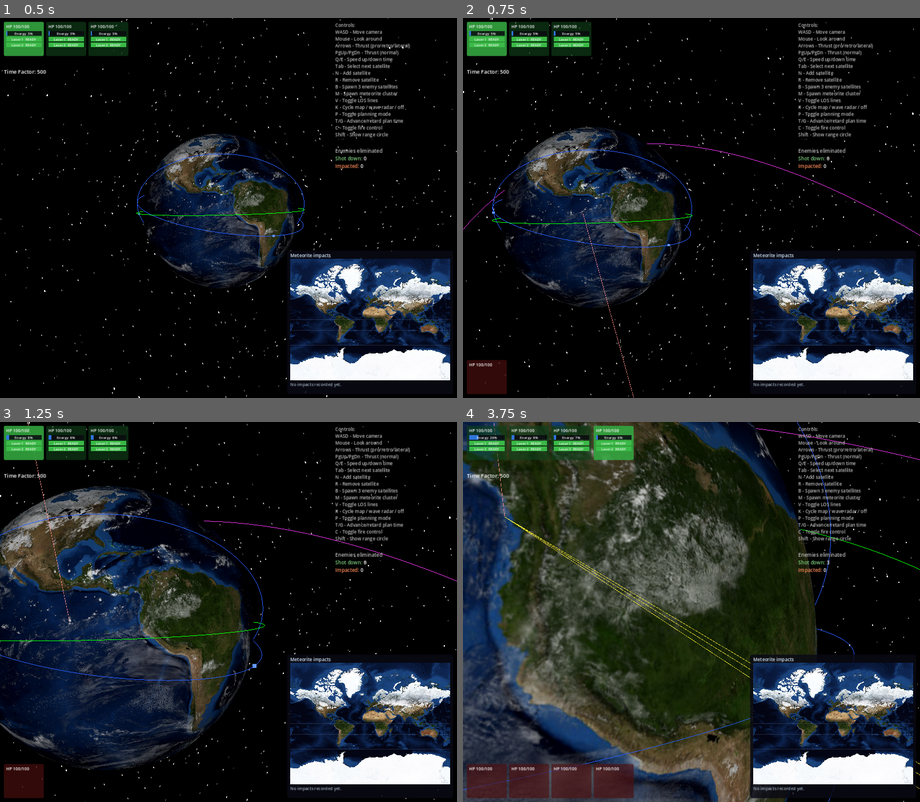
Above: before the commit, frames 1-4 (two rows, left to right).
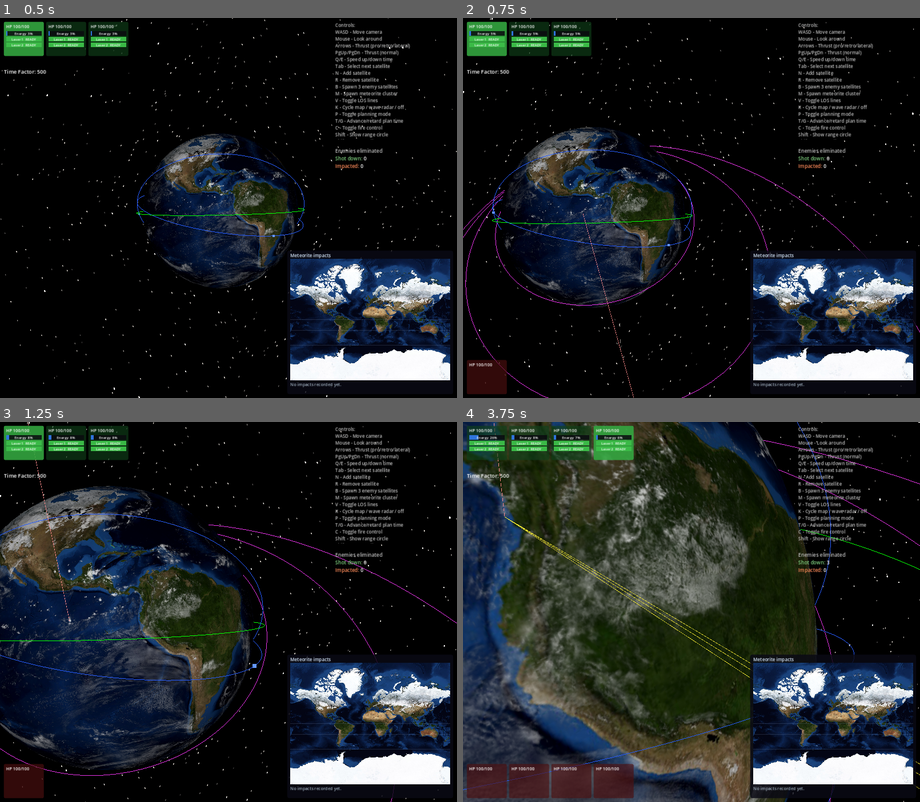
Above: after the commit, the same moments.

Repository: mellenburg/game
Game: Godot game, scene res://scenes/main.tscn
The game is run twice, just before and just after one commit, with the same random seed, the same clock (stepped at 60 frames per second) and the same inputs.
Inputs (mouse positions are in pixels of both pictures, inside the frame that each line leads up to):
- Up to frame 1 (0.5 s): no input
- Up to frame 2 (0.75 s): tap Enter at 0.5 s; move the mouse to (714, 208) at 0.52 s; hold W (move_forward) from 0.53 s (still down); tap J (add_decaying_enemy) at 0.6 s
- Up to frame 3 (1.25 s): keep holding W (move_forward)
- Up to frame 4 (3.75 s): keep holding W (move_forward); move the mouse to (668, 612) at 1.27 s; tap B (add_enemies) at 1.35 s; move the mouse to (700, 604) at 2.02 s; tap M (add_meteorites) at 2.1 s; move the mouse to (686, 619) at 2.77 s; tap N (add_satellite) at 2.85 s; move the mouse to (723, 615) at 3.52 s; hold T (planning_advance) from 3.53 s (still down)

Frame 1 is identical in both runs. In frame 2, 0.4% of the frame differs, in the area x 0-100%, y 33-100%; in frame 3, 0.4%; in frame 4, 0.2%.

Commit message:
Decaying orbit: render full predicted trajectory as a spiral
The decaying-orbit path now shows every cycle the body will trace
before impact, not just the orbit it's currently on. Forward-simulate
the perigee burns: initial arc from current position to next perigee,
then a full ellipse for each post-burn orbit, ending in the truncated
inbound leg that meets Earth's surface. Each ellipse nests inside the
previous one — the spiral is the player's at-a-glance view of how
many cycles are left before the unit dives into the planet.

Implementation lives in OrbitalPath.update_decaying_spiral, with the
segment-list builder factored out as a static method so headless
tests can exercise the geometry without standing up a SceneTree.
Points are allocated proportional to nu sweep into the cached
PackedVector3Array — no per-frame allocation, matching the rest of
this file. A final-descent shortcut handles the brief window after
the over-shooting burn but before ground contact, when the orbit's
perigee already sits inside Earth.

Diff:
--- a/godot/scripts/orbital_path.gd
+++ b/godot/scripts/orbital_path.gd
@@ -167,6 +167,243 @@
 	_last_color = color
 
 
+# Maximum number of perigee-burn segments to walk before giving up. Real
+# spirals settle in ~4 cycles before an apsis falls below the surface;
+# the bound is a safety net against numerical pathologies.
+const _DECAYING_MAX_SEGMENTS: int = 8
+# Floor on points per segment so even a tiny final-impact arc still
+# reads as a curve rather than collapsing to a single line segment.
+const _DECAYING_MIN_PTS_PER_SEG: int = 8
+
+
+## Render a decaying-orbit enemy's full predicted future trajectory as
+## a multi-segment spiral: the inbound arc to its next perigee, then a
+## full ellipse for each post-burn orbit, ending with the inbound arc
+## that intersects Earth's surface. Each perigee-burn halves r_a, so
+## the orbits visibly nest inward — the rendered spiral is the player's
+## window into "how many cycles before this thing impacts".
+func update_decaying_spiral(orbit: EarthOrbit) -> void:
+	if not orbit.is_state_valid():
+		_array_mesh.clear_surfaces()
+		return
+	var ecc0 := orbit.ecc
+	var p0 := orbit.p_slr
+	if (
+		not is_finite(ecc0) or not is_finite(p0)
+		or p0 <= 0.0 or ecc0 <= 0.0
+	):
+		_array_mesh.clear_surfaces()
+		return
+
+	var segs := _build_decaying_segments(orbit)
+	if segs.is_empty():
+		_array_mesh.clear_surfaces()
+		return
+
+	var total_sweep := 0.0
+	for seg in segs:
+		total_sweep += seg["nu_end"] - seg["nu_start"]
+	if total_sweep <= 0.0:
+		_array_mesh.clear_surfaces()
+		return
+
+	# Allocate points proportional to nu sweep, with a floor per segment
+	# so short final arcs aren't visually collapsed.
+	var per_radian := float(POINTS) / total_sweep
+	var counts: PackedInt32Array = PackedInt32Array()
+	counts.resize(segs.size())
+	var total_pts := 0
+	for i in range(segs.size()):
+		var s: Dictionary = segs[i]
+		var sweep: float = s["nu_end"] - s["nu_start"]
+		var n := maxi(_DECAYING_MIN_PTS_PER_SEG, int(round(sweep * per_radian)))
+		counts[i] = n
+		total_pts += n
+
+	# Resize the cached buffers so the spiral writes in place — no per-
+	# frame Vector3Array allocation, matching the rest of this file.
+	if _points.size() != total_pts:
+		_points.resize(total_pts)
+		_colors.resize(total_pts)
+
+	# Plane (raan, inc) is invariant across in-plane perigee burns; only
+	# argp flips when a halving over-shoots r_p (the orientation flip).
+	# Cache the raan/inc trig once and recompute argp trig per segment.
+	var co := cos(orbit.raan); var so := sin(orbit.raan)
+	var ci := cos(orbit.inc); var si := sin(orbit.inc)
+
+	var write_idx := 0
+	for i in range(segs.size()):
+		var seg: Dictionary = segs[i]
+		var seg_e: float = seg["e"]
+		var seg_p: float = seg["p_slr"]
+		var seg_argp: float = seg["argp"]
+		var nu_a: float = seg["nu_start"]
+		var nu_b: float = seg["nu_end"]
+		var n: int = counts[i]
+		var cw := cos(seg_argp); var sw := sin(seg_argp)
+		var pqw_x := Vector3(
+			co * cw - so * sw * ci,
+			so * cw + co * sw * ci,
+			sw * si,
+		)
+		var pqw_y := Vector3(
+			-co * sw - so * cw * ci,
+			-so * sw + co * cw * ci,
+			cw * si,
+		)
+		for j in range(n):
+			var t: float = (
+				0.0 if n <= 1 else float(j) / float(n - 1)
+			)
+			var nu := lerpf(nu_a, nu_b, t)
+			var r_at: float = seg_p / (1.0 + seg_e * cos(nu))
+			var pos := (
+				pqw_x * (r_at * cos(nu)) + pqw_y * (r_at * sin(nu))
+			) * SCENE_SCALE
+			_points[write_idx] = pos
+			_colors[write_idx] = color
+			write_idx += 1
+
+	_upload_surface()
+	_material.albedo_color = color
+	# Spiral geometry changes every tick (nu0 of segment 0 sweeps with
+	# the body, segments compress after each burn); invalidate the
+	# orbit-cache signature so update_orbit rebuilds correctly if ever
+	# called on a former decaying body.
+	_last_signature = Vector4(NAN, NAN, NAN, NAN)
+	_last_color = color
+
+
+# Forward-simulate the perigee-burn sequence and return one dictionary
+# per spiral segment with (e, p_slr, argp, nu_start, nu_end). raan and
+# inc are taken straight off `orbit` by the caller — in-plane burns
+# don't perturb them. Static so headless tests can exercise the
+# segmentation without instantiating a Node.
+static func _build_decaying_segments(orbit: EarthOrbit) -> Array:
+	var segs: Array = []
+	var cur_e: float = orbit.ecc
+	var cur_p: float = orbit.p_slr
+	var cur_argp: float = orbit.argp
+	var cur_r_p: float = orbit.r_p
+	var cur_r_a: float = orbit.r_a
+	if not is_finite(cur_r_p) or not is_finite(cur_r_a):
+		return segs
+
+	var nu0: float = orbit.nu
+
+	# Final-descent shortcut: after the over-shooting burn the orbit's
+	# perigee already sits below ground, so the body won't reach a
+	# next "perigee" — it impacts first. Render only the inbound arc
+	# from the current nu to the surface crossing, no further burns.
+	if cur_r_p < EarthOrbit.EARTH_RADIUS_KM:
+		var nu_end_impact := _next_surface_crossing(cur_p, cur_e, nu0)
+		if is_finite(nu_end_impact) and nu_end_impact > nu0:
+			segs.append({
+				"e": cur_e, "p_slr": cur_p, "argp": cur_argp,
+				"nu_start": nu0, "nu_end": nu_end_impact,
+			})
+		return segs
+
+	# Normal case: initial segment runs from the body's current true
+	# anomaly forward in motion to the next perigee. orbit.nu wraps to
+	# (-π, π]; forward motion sweeps nu monotonically upward, so the
+	# next perigee is at nu = 0 if currently negative (descending) or
+	# nu = TAU if currently positive (already past perigee, full
+	# revolution to the next).
+	var initial_end: float = 0.0 if nu0 <= 0.0 else TAU
+	segs.append({
+		"e": cur_e, "p_slr": cur_p, "argp": cur_argp,
+		"nu_start": nu0, "nu_end": initial_end,
+	})
+
+	for _cycle in range(_DECAYING_MAX_SEGMENTS):
+		# Halve r_a. If r_a/2 falls below r_p, the burn over-shoots:
+		# the burn point becomes the new orbit's apogee and the trailing
+		# apsis (= old r_a/2) becomes the new perigee.
+		var halved: float = cur_r_a * 0.5
+		var new_r_p: float = minf(cur_r_p, halved)
+		var new_r_a: float = maxf(cur_r_p, halved)
+		var flipped: bool = halved < cur_r_p
+		var new_argp: float = (
+			fposmod(cur_argp + PI, TAU) if flipped else cur_argp
+		)
+		var new_a: float = 0.5 * (new_r_p + new_r_a)
+		var denom: float = new_r_a + new_r_p
+		if denom <= 0.0:
+			break
+		var new_e: float = (new_r_a - new_r_p) / denom
+		var new_p: float = new_a * (1.0 - new_e * new_e)
+		if new_p <= 0.0:
+			break
+		# Body's nu in the new orbit: at perigee (nu = 0) when not
+		# flipped, at apogee (nu = π) when flipped. Rendering sweeps
+		# forward from there.
+		var seg_nu_start: float = PI if flipped else 0.0
+
+		if new_r_p < EarthOrbit.EARTH_RADIUS_KM:
+			# Final segment: arc from start nu forward to the surface
+			# crossing on the descending leg. r(ν) = p / (1 + e cos ν)
+			# = R_earth → cos(ν) = (p/R − 1)/e, taking the descending
+			# solution at nu = TAU − acos(...).
+			var cos_surf: float = (
+				new_p / EarthOrbit.EARTH_RADIUS_KM - 1.0
+			) / new_e
+			if cos_surf > 1.0 or cos_surf < -1.0:
+				break
+			var nu_surf: float = acos(clampf(cos_surf, -1.0, 1.0))
+			var nu_end_final: float = TAU - nu_surf
+			# When flipped the body starts at nu=π (apogee), so the
+			# arc to nu = TAU − nu_surf is the inbound leg. When not
+			# flipped (rare — would require cur_r_p already below R,
+			# which the spiral's growth pattern doesn't reach in
+			# practice), keep the same impact target — it's still the
+			# next descending crossing.
+			segs.append({
+				"e": new_e, "p_slr": new_p, "argp": new_argp,
+				"nu_start": seg_nu_start, "nu_end": nu_end_final,
+			})
+			break
+
+		# Otherwise the segment is a full revolution starting from the
+		# body's location in the new orbit.
+		segs.append({
+			"e": new_e, "p_slr": new_p, "argp": new_argp,
+			"nu_start": seg_nu_start,
+			"nu_end": seg_nu_start + TAU,
+		})
+
+		cur_e = new_e
+		cur_p = new_p
+		cur_argp = new_argp
+		cur_r_p = new_r_p
+		cur_r_a = new_r_a
+
+	return segs
+
+
+# Smallest unwrapped nu strictly greater than `nu_start` at which the
+# orbit's radius equals EARTH_RADIUS. Returns NAN if the orbit's
+# r_p is above the surface (no real crossing). Used to truncate the
+# spiral's final inbound arc at the impact point.
+static func _next_surface_crossing(
+	p_slr: float, e: float, nu_start: float
+) -> float:
+	if e <= 0.0 or p_slr <= 0.0:
+		return NAN
+	var cos_surf := (p_slr / EarthOrbit.EARTH_RADIUS_KM - 1.0) / e
+	if cos_surf > 1.0 or cos_surf < -1.0:
+		return NAN
+	var nu_surf := acos(clampf(cos_surf, -1.0, 1.0))
+	# In unwrapped form, descending surface crossings live at
+	# −nu_surf + 2πk for integer k. Pick the smallest one strictly
+	# greater than nu_start.
+	var candidate := -nu_surf
+	while candidate <= nu_start:
+		candidate += TAU
+	return candidate
+
+
 func _upload_surface() -> void:
 	_array_mesh.clear_surfaces()
 	var arrays := []
--- a/godot/scripts/satellite.gd
+++ b/godot/scripts/satellite.gd
@@ -277,19 +277,12 @@
 	# style as a regular orbit, but cut off at the surface so the part
 	# that would tunnel through Earth isn't drawn.
 	if is_decaying:
-		# While the orbit's perigee is still above ground we render
-		# the full ellipse — the spiral-in story is told by the
-		# ellipse visibly shrinking after each perigee burn. Once a
-		# burn drops r_p below the surface the body is on its final
-		# inbound leg, so we switch to the truncated trajectory the
-		# meteorites use.
-		if (
-			is_finite(orbit.r_p)
-			and orbit.r_p >= EarthOrbit.EARTH_RADIUS_KM
-		):
-			path_visual.update_orbit(orbit)
-		else:
-			path_visual.update_trajectory(orbit)
+		# Render the body's entire predicted future trajectory as a
+		# multi-segment spiral: current arc to next perigee, then a
+		# full ellipse for each remaining post-burn orbit, then the
+		# truncated final inbound leg to the surface. The spiral
+		# tells the player how many cycles are left before impact.
+		path_visual.update_decaying_spiral(orbit)
 	elif is_meteorite:
 		path_visual.update_trajectory(orbit)
 	else:
--- a/godot/tests/test_decaying_orbit.gd
+++ b/godot/tests/test_decaying_orbit.gd
@@ -5,6 +5,7 @@
 ## is exercised indirectly through the orbit it produces.
 
 const EarthOrbit = preload("res://scripts/earth_orbit.gd")
+const OrbitalPath = preload("res://scripts/orbital_path.gd")
 
 const APOGEE_ALT_KM: float = 50000.0
 const PERIGEE_ALT_KM: float = 500.0
@@ -131,3 +132,63 @@
 		):
 			return
 	fail("orbit never spiraled below the surface after 6 perigee burns")
+
+
+func test_spiral_segment_count_for_default_orbit() -> void:
+	# Apogee 50000 km, perigee 500 km: r_a halves to 28186 → 14093 →
+	# 7046 above r_p, then the fourth burn flips orientation and the
+	# trailing apsis lands below ground. Initial inbound arc + three
+	# full ellipses + final inbound arc = five segments.
+	var o := _make_decaying()
+	var segs: Array = OrbitalPath._build_decaying_segments(o)
+	assert_eq(segs.size(), 5)
+
+
+func test_spiral_first_segment_runs_to_perigee() -> void:
+	# Spawn nu is just past apogee on the descending leg (negative,
+	# wrapped). Initial segment must sweep forward to the next perigee
+	# at nu = 0.
+	var o := _make_decaying()
+	var segs: Array = OrbitalPath._build_decaying_segments(o)
+	var s0: Dictionary = segs[0]
+	assert_close(s0["nu_start"], o.nu, 1.0e-6)
+	assert_close(s0["nu_end"], 0.0, 1.0e-6)
+
+
+func test_spiral_middle_segments_are_full_revolutions() -> void:
+	# Every segment between the initial inbound arc and the final
+	# impact arc covers a full revolution.
+	var o := _make_decaying()
+	var segs: Array = OrbitalPath._build_decaying_segments(o)
+	assert_true(segs.size() >= 3, "expected at least 3 segments")
+	for i in range(1, segs.size() - 1):
+		var seg: Dictionary = segs[i]
+		var sweep: float = seg["nu_end"] - seg["nu_start"]
+		assert_close(sweep, TAU, 1.0e-9)
+
+
+func test_spiral_final_segment_meets_earth_surface() -> void:
+	# r evaluated at the final segment's end nu must equal Earth's
+	# radius — that's the impact point the renderer truncates at.
+	var o := _make_decaying()
+	var segs: Array = OrbitalPath._build_decaying_segments(o)
+	var last: Dictionary = segs[-1]
+	var e: float = last["e"]
+	var p_slr: float = last["p_slr"]
+	var r_at_end: float = p_slr / (1.0 + e * cos(last["nu_end"]))
+	assert_close(r_at_end, EarthOrbit.EARTH_RADIUS_KM, 1.0e-3)
+
+
+func test_spiral_segments_nest_inward() -> void:
+	# Each successive full-ellipse segment must have a smaller apogee
+	# than the previous — that's the literal "spiral in" property.
+	var o := _make_decaying()
+	var segs: Array = OrbitalPath._build_decaying_segments(o)
+	var prev_r_a := INF
+	for i in range(segs.size() - 1):  # exclude final partial
+		var seg: Dictionary = segs[i]
+		var a: float = seg["p_slr"] / (1.0 - seg["e"] * seg["e"])
+		var r_a: float = a * (1.0 + seg["e"])
+		assert_true(r_a <= prev_r_a + 1.0e-3,
+			"segment %d r_a=%f exceeded previous %f" % [i, r_a, prev_r_a])
+		prev_r_a = r_a
